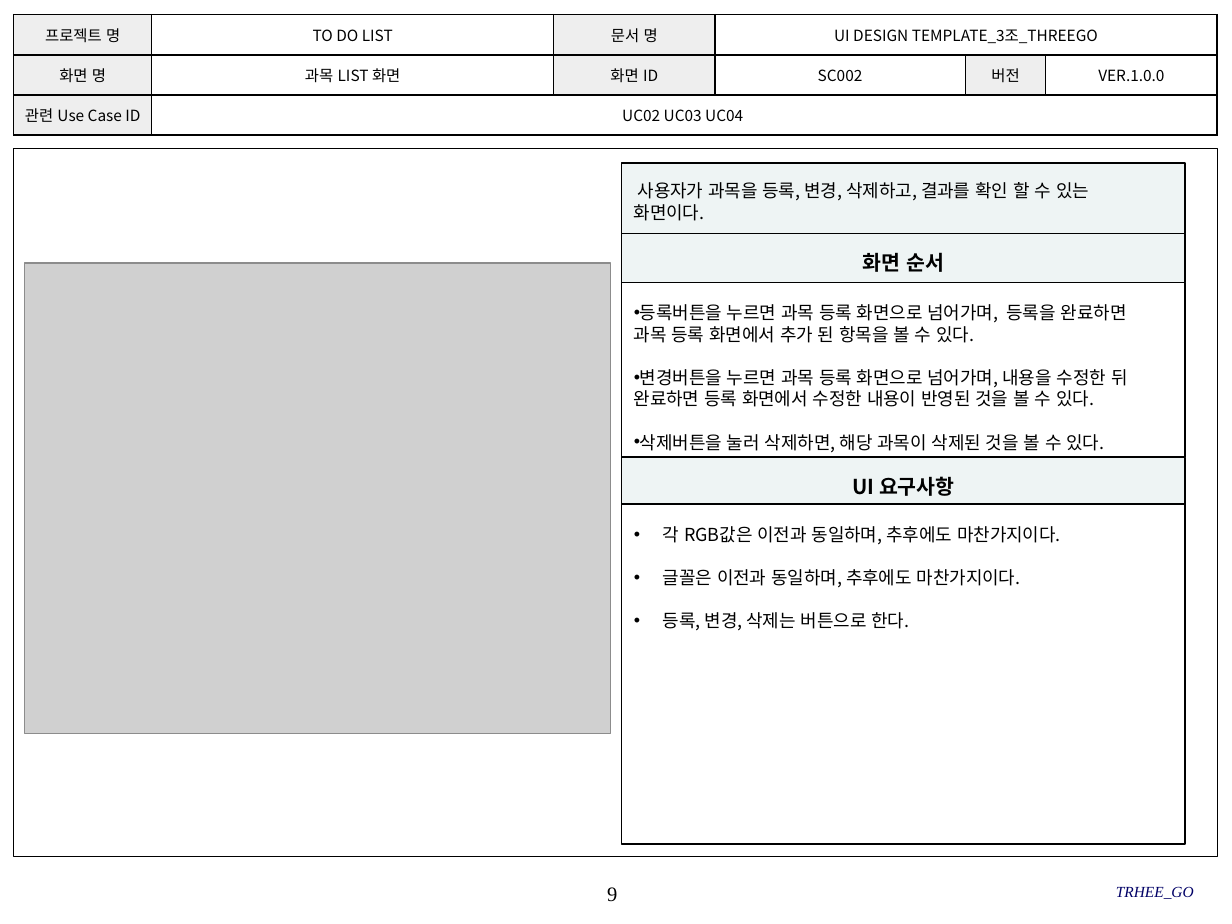
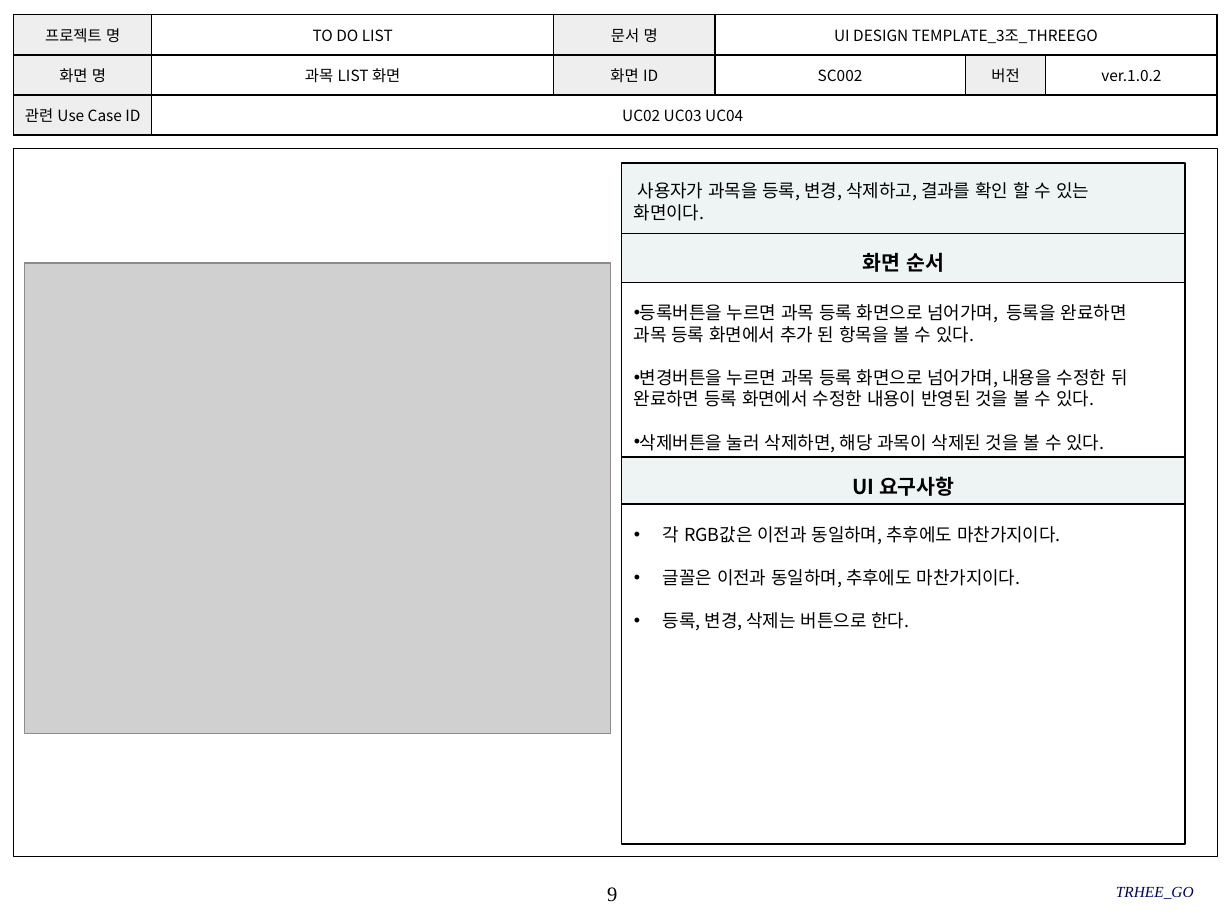
Before and after one commit to SMU-SE-Admin/18-1_3_THREEGO_Doc, a slide deck: slide 9 of 03 설계/UI Design Template_3조_THREEGO.pptx. Drawn at 1232x924 pixels with LibreOffice and Linux fonts; fonts in the diff are those of the drawing; grey boxes stand for pictures; background and template pictures are left out. Boxes give left, top, right and bottom in pixels: in the first picture for what was removed or moved away, otherwise in the second. Text is boxed around its words. In the diff, an @@ line names an element or a change of style, - is before the commit and + after.

```diff
--- a/03 설계/UI Design Template_3조_THREEGO.pptx
+++ b/03 설계/UI Design Template_3조_THREEGO.pptx
@@ table at (x1=14, y1=15, x2=1216, y2=136) @@
-row 2, column 6: VER.1.0.0
+row 2, column 6: ver.1.0.2
```
Also in this commit, not shown: 22 other slides changed.
